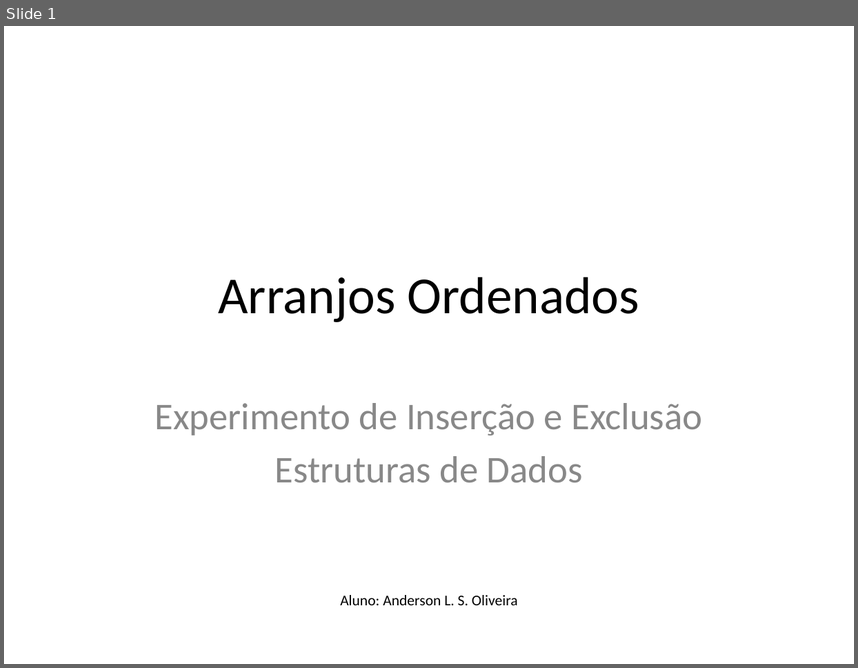
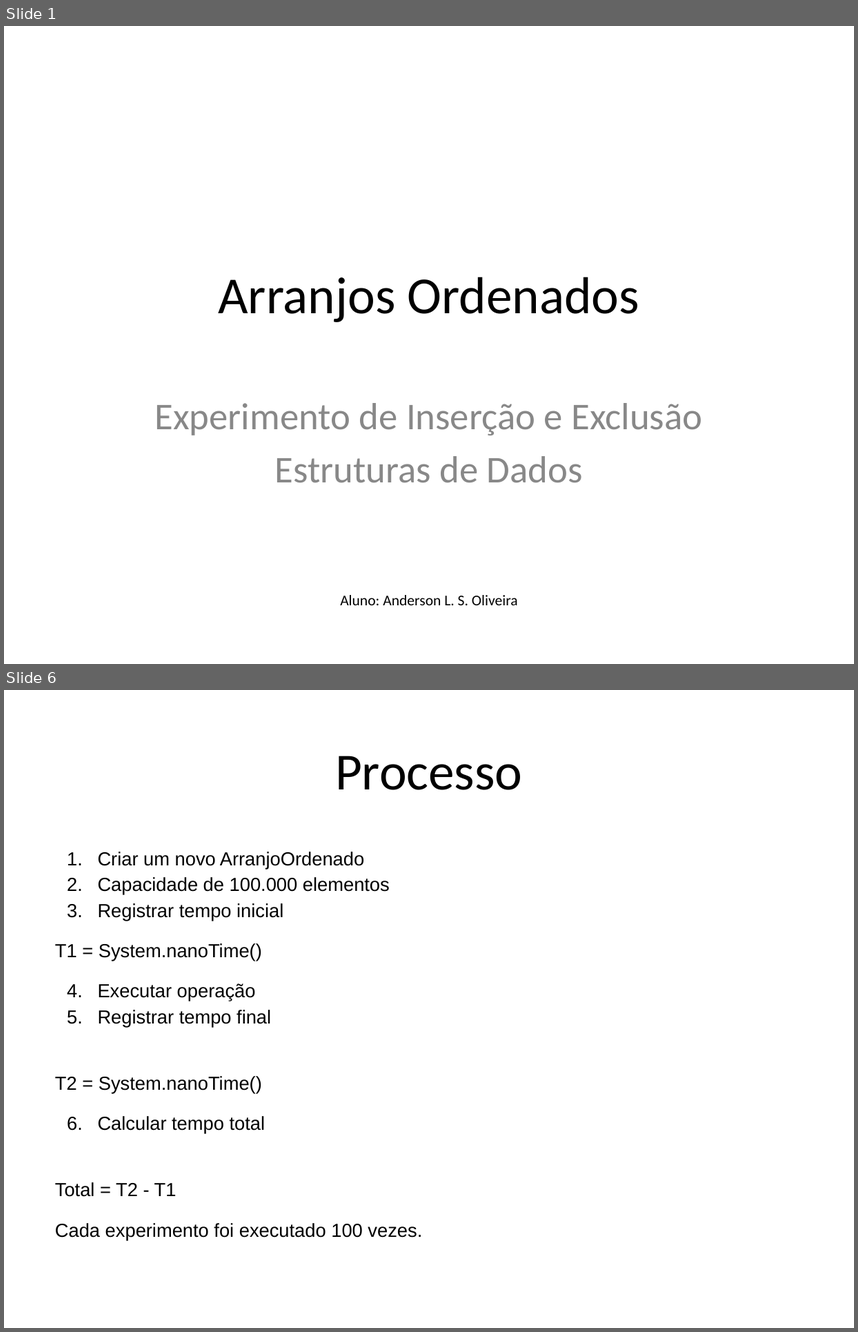
Before and after one commit to Anderson-LS-Oliveira/ArranjoOrdenado, a slide deck: Arranjo_Ordenado.pptx. Shown one above the other, each under a label of ours: slide 1 before the commit, slides 1 and 6 after it; the slides between them are not shown. The pictures are 858x668 and 858x1332 pixels, drawn with LibreOffice and Linux fonts; fonts in the diff are those of the drawing. Boxes give left, top, right and bottom in pixels: in the first picture for what was removed or moved away, otherwise in the second. Text is boxed around its words. In the diff, an @@ line names an element or a change of style, - is before the commit and + after.

```diff
--- a/Arranjo_Ordenado.pptx
+++ b/Arranjo_Ordenado.pptx
@@ slide 6 added at <box>4,690,854,1328</box>, background #FFFFFF @@
@@ title added at <box>335,756,522,790</box>, 44 pt, text #000000 @@
+Processo
@@ text added at <box>55,851,422,1240</box>, 16 pt, text #000000 @@
+1. Criar um novo ArranjoOrdenado
+2. Capacidade de 100.000 elementos
+3. Registrar tempo inicial
+T1 = System.nanoTime()
+1. Executar operação
+2. Registrar tempo final
+T2 = System.nanoTime()
+1. Calcular tempo total
+Total = T2 - T1
+Cada experimento foi executado 100 vezes.
```
Also in this commit, not shown: 6 slides changed, 3 other slides added, 1 slide removed.
